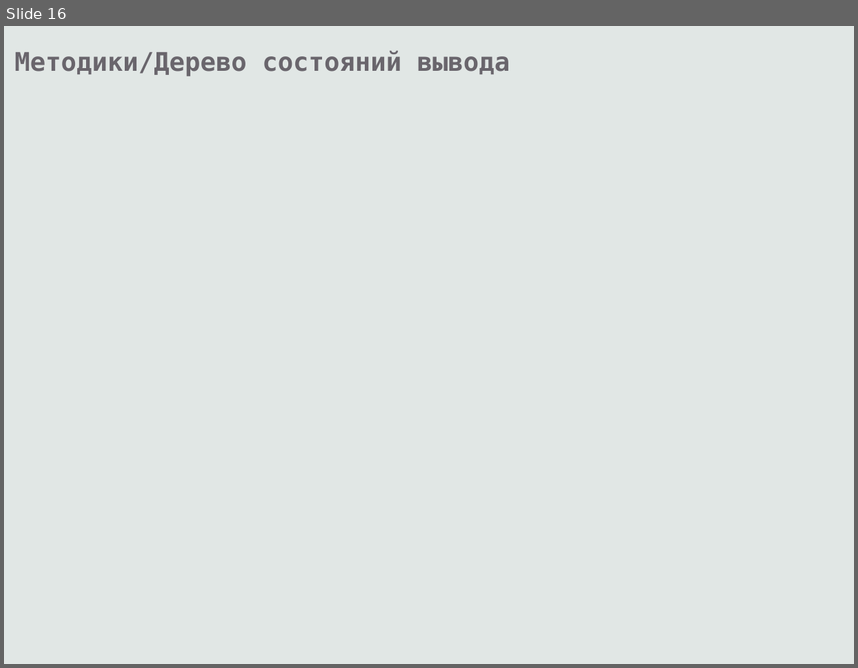
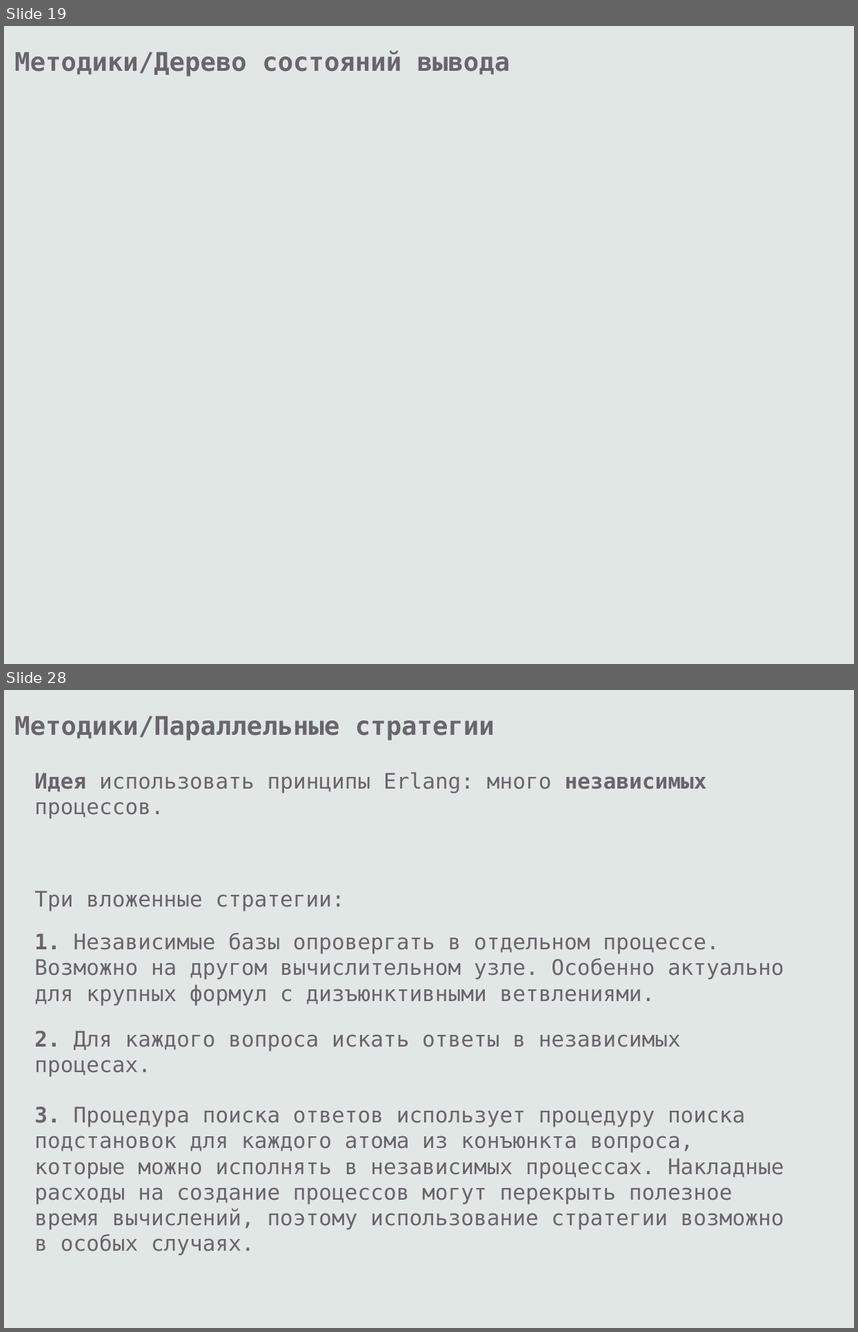
Before and after one commit to eugeneai/prisnif, a slide deck: brick/pres/pacman.odp. Shown one above the other, each under a label of ours: slide 16 before the commit, slides 19 and 28 after it; the slides between them are not shown. The pictures are 858x668 and 858x1332 pixels, drawn with LibreOffice and Linux fonts; fonts in the diff are those of the drawing. Boxes give left, top, right and bottom in pixels: in the first picture for what was removed or moved away, otherwise in the second. Text is boxed around its words. In the diff, an @@ line names an element or a change of style, - is before the commit and + after.

```diff
--- a/brick/pres/pacman.odp
+++ b/brick/pres/pacman.odp
@@ slide 28 added at <box>4,690,854,1328</box>, background #E1E7E5 @@
@@ text added at <box>14,716,495,740</box>, 24 pt, text #69656C, bold @@
+Методики/Параллельные стратегии
@@ text added at <box>34,772,707,819</box>, 20 pt, text #69656C @@
+Идея использовать принципы Erlang: много независимых процессов.
@@ text added at <box>34,891,345,911</box>, 20 pt, text #69656C @@
+Три вложенные стратегии:
@@ text added at <box>34,933,784,1005</box>, 20 pt, text #69656C @@
+1. Независимые базы опровергать в отдельном процессе. Возможно на другом вычислительном узле. Особенно актуально для крупных формул с дизъюнктивными ветвлениями.
@@ text added at <box>34,1031,681,1077</box>, 20 pt, text #69656C @@
+2. Для каждого вопроса искать ответы в независимых процесах.
@@ text added at <box>34,1107,784,1256</box>, 20 pt, text #69656C @@
+3. Процедура поиска ответов использует процедуру поиска подстановок для каждого атома из конъюнкта вопроса, которые можно исполнять в независимых процессах. Накладные расходы на создание процессов могут перекрыть полезное время вычислений, поэтому использование стратегии возможно в особых случаях.
@@ what was slide 16 is now slide 19 @@
```
Also in this commit, not shown: 4 slides changed, 26 other slides added, 6 slides removed, 1 other file.
